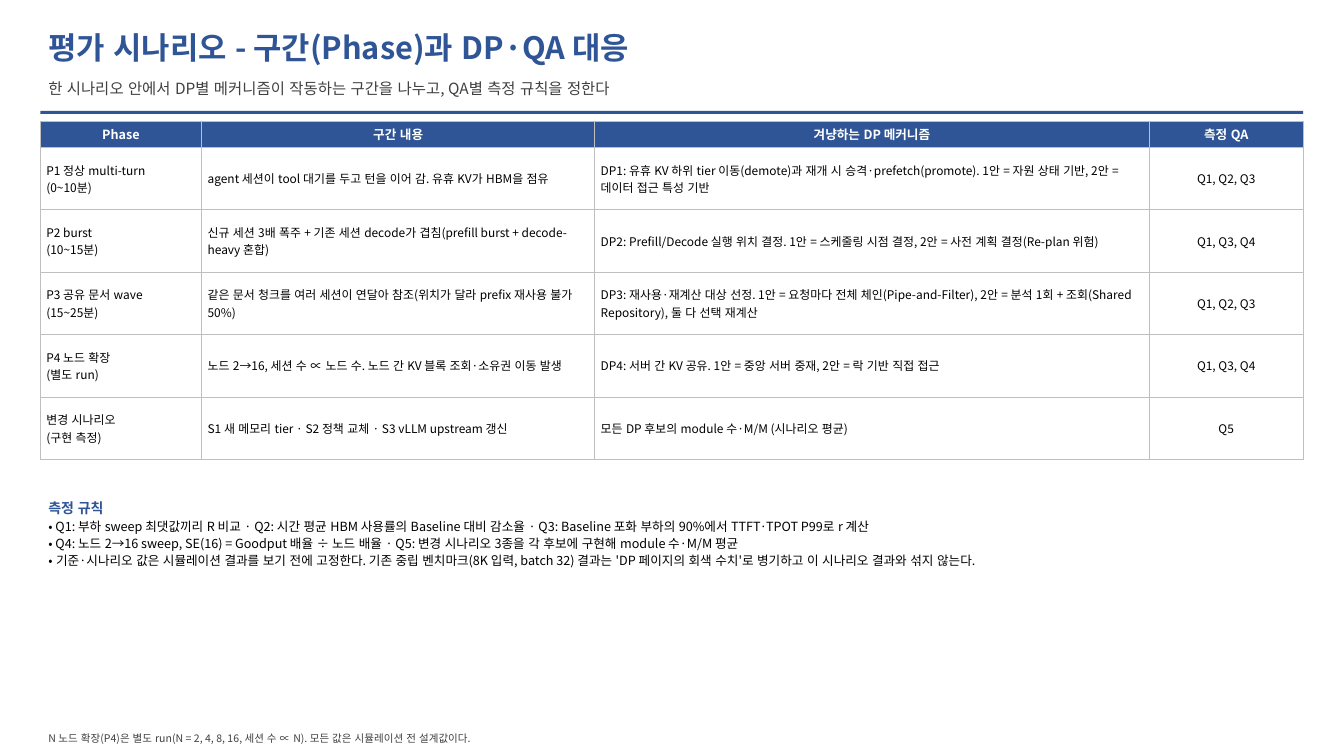
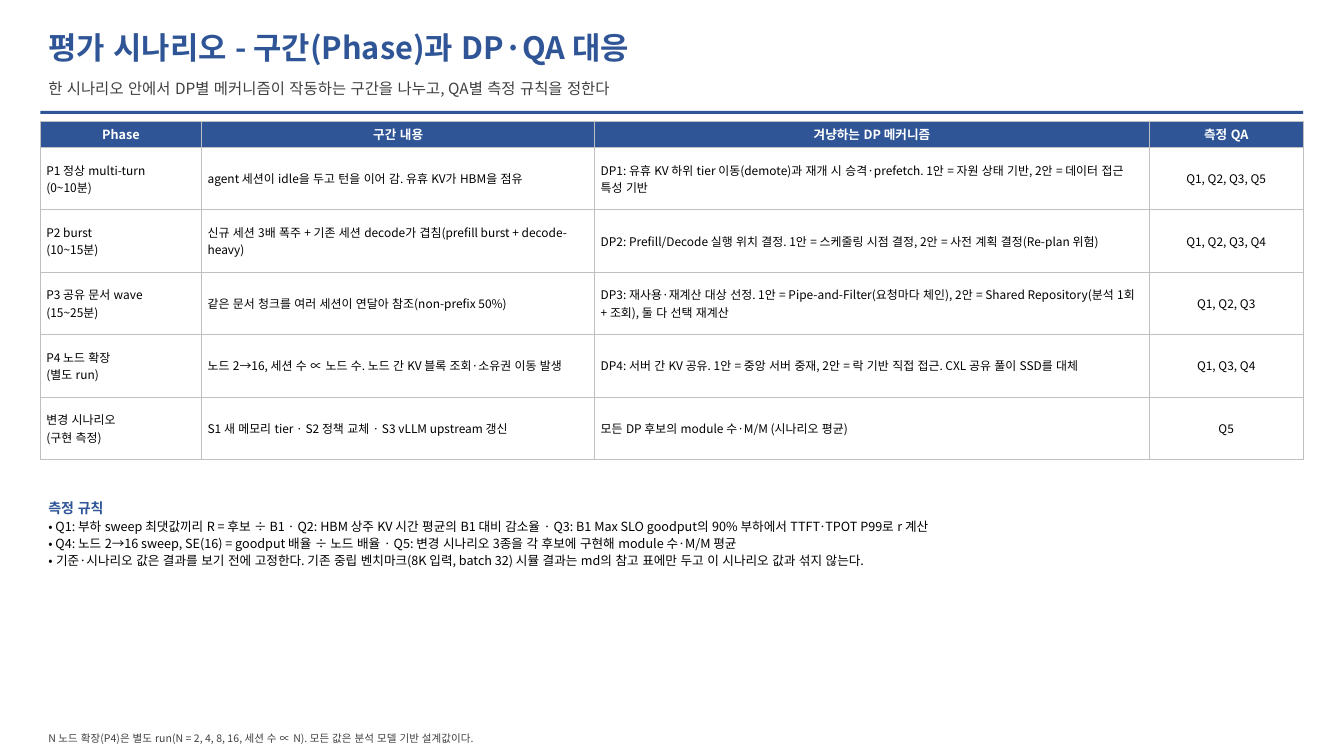
Before and after one commit to mkim0628/vllm, a slide deck: slide 19 of doc-mk/QA-criteria-v4/DP-QA-criteria-v4.pptx (slide 13 before the commit). Drawn at 1344x756 pixels with LibreOffice and Linux fonts; fonts in the diff are those of the drawing. Boxes give left, top, right and bottom in pixels: in the first picture for what was removed or moved away, otherwise in the second. Text is boxed around its words. In the diff, an @@ line names an element or a change of style, - is before the commit and + after.

```diff
--- a/doc-mk/QA-criteria-v4/DP-QA-criteria-v4.pptx
+++ b/doc-mk/QA-criteria-v4/DP-QA-criteria-v4.pptx
@@ table at bbox=[40, 121, 1304, 460] @@
-row 2: P1 정상 multi-turn (0~10분) | agent 세션이 tool 대기를 두고 턴을 이어 감. 유휴 KV가 HBM을 점유 | DP1: 유휴 KV 하위 tier 이동(demote)과 재개 시 승격·prefetch(promote). 1안 = 자원 상태 기반, 2안 = 데이터 접근 특성 기반 | Q1, Q2, Q3
+row 2: P1 정상 multi-turn (0~10분) | agent 세션이 idle을 두고 턴을 이어 감. 유휴 KV가 HBM을 점유 | DP1: 유휴 KV 하위 tier 이동(demote)과 재개 시 승격·prefetch. 1안 = 자원 상태 기반, 2안 = 데이터 접근 특성 기반 | Q1, Q2, Q3, Q5
-row 3, column 2: 신규 세션 3배 폭주 + 기존 세션 decode가 겹침(prefill burst + decode-heavy 혼합)
+row 3, column 2: 신규 세션 3배 폭주 + 기존 세션 decode가 겹침(prefill burst + decode-heavy)
-row 3, column 4: Q1, Q3, Q4
+row 3, column 4: Q1, Q2, Q3, Q4
-row 4, column 2: 같은 문서 청크를 여러 세션이 연달아 참조(위치가 달라 prefix 재사용 불가 50%)
+row 4, column 2: 같은 문서 청크를 여러 세션이 연달아 참조(non-prefix 50%)
-row 4, column 3: DP3: 재사용·재계산 대상 선정. 1안 = 요청마다 전체 체인(Pipe-and-Filter), 2안 = 분석 1회 + 조회(Shared Repository), 둘 다 선택 재계산
+row 4, column 3: DP3: 재사용·재계산 대상 선정. 1안 = Pipe-and-Filter(요청마다 체인), 2안 = Shared Repository(분석 1회 + 조회), 둘 다 선택 재계산
-row 5, column 3: DP4: 서버 간 KV 공유. 1안 = 중앙 서버 중재, 2안 = 락 기반 직접 접근
+row 5, column 3: DP4: 서버 간 KV 공유. 1안 = 중앙 서버 중재, 2안 = 락 기반 직접 접근. CXL 공유 풀이 SSD를 대체
@@ text at bbox=[55, 520, 928, 568]: text changed @@
-• Q1: 부하 sweep 최댓값끼리 R 비교 · Q2: 시간 평균 HBM 사용률의 Baseline 대비 감소율 · Q3: Baseline 포화 부하의 90%에서 TTFT·TPOT P99로 r 계산
-• Q4: 노드 2→16 sweep, SE(16) = Goodput 배율 ÷ 노드 배율 · Q5: 변경 시나리오 3종을 각 후보에 구현해 module 수·M/M 평균
-• 기준·시나리오 값은 시뮬레이션 결과를 보기 전에 고정한다. 기존 중립 벤치마크(8K 입력, batch 32) 결과는 'DP 페이지의 회색 수치'로 병기하고 이 시나리오 결과와 섞지 않는다.
+• Q1: 부하 sweep 최댓값끼리 R = 후보 ÷ B1 · Q2: HBM 상주 KV 시간 평균의 B1 대비 감소율 · Q3: B1 Max SLO goodput의 90% 부하에서 TTFT·TPOT P99로 r 계산
+• Q4: 노드 2→16 sweep, SE(16) = goodput 배율 ÷ 노드 배율 · Q5: 변경 시나리오 3종을 각 후보에 구현해 module 수·M/M 평균
+• 기준·시나리오 값은 결과를 보기 전에 고정한다. 기존 중립 벤치마크(8K 입력, batch 32) 시뮬 결과는 md의 참고 표에만 두고 이 시나리오 값과 섞지 않는다.
@@ text at bbox=[48, 733, 474, 744]: text changed @@
-N 노드 확장(P4)은 별도 run(N = 2, 4, 8, 16, 세션 수 ∝ N). 모든 값은 시뮬레이션 전 설계값이다.
+N 노드 확장(P4)은 별도 run(N = 2, 4, 8, 16, 세션 수 ∝ N). 모든 값은 분석 모델 기반 설계값이다.
```
Also in this commit, not shown: 11 other slides changed, 6 slides added, 6 other files.
